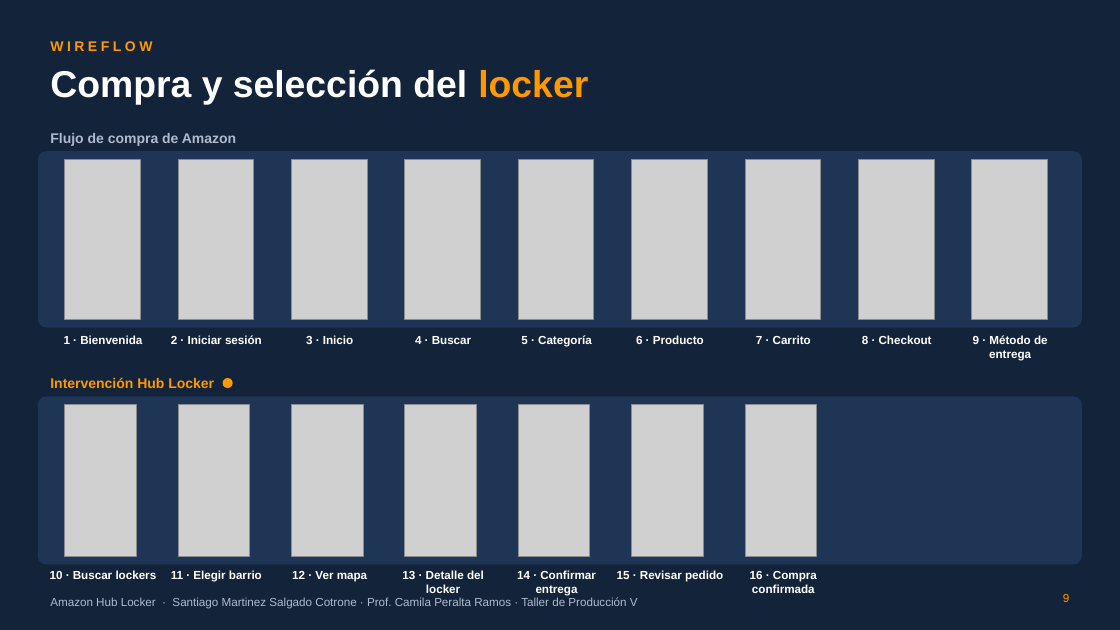
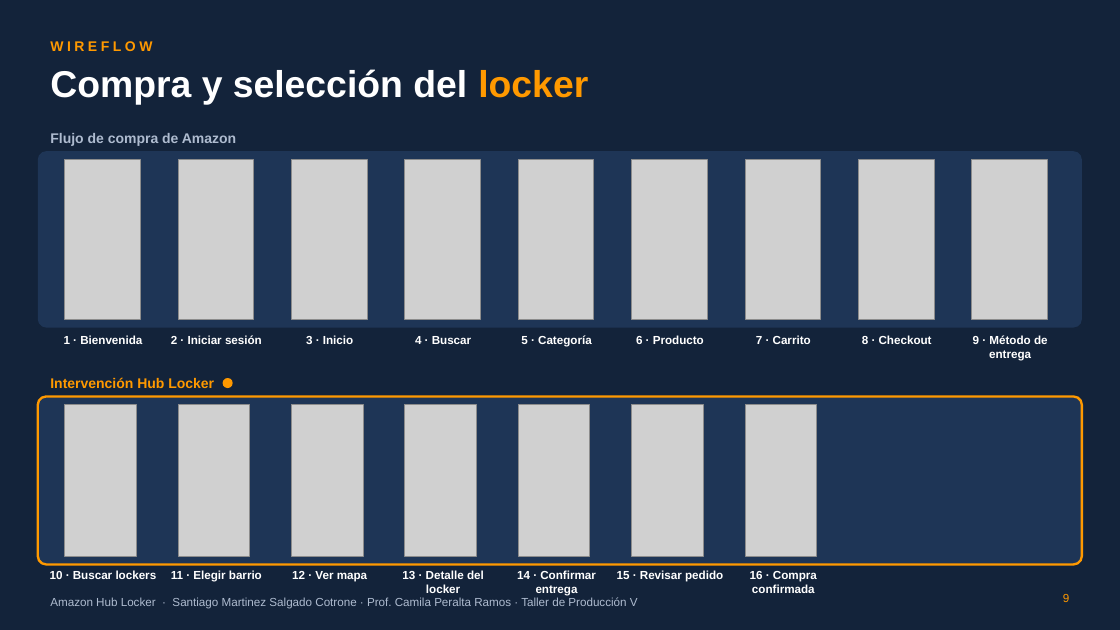
Before and after one commit to ramasalgado/Amazon-Proyecto, a slide deck: slide 9 of presentacion/Amazon-Hub-Locker-presentacion.pptx. Drawn at 1120x630 pixels with LibreOffice and Linux fonts; fonts in the diff are those of the drawing; grey boxes stand for pictures; background and template pictures are left out. Boxes give left, top, right and bottom in pixels: in the first picture for what was removed or moved away, otherwise in the second. Text is boxed around its words. In the diff, an @@ line names an element or a change of style, - is before the commit and + after.

```diff
--- a/presentacion/Amazon-Hub-Locker-presentacion.pptx
+++ b/presentacion/Amazon-Hub-Locker-presentacion.pptx
@@ rounded rectangle at (x1=38, y1=397, x2=1082, y2=565): outline none to #FF9900 2 pt @@
```
Also in this commit, not shown: 11 other slides changed, 1 other file.
